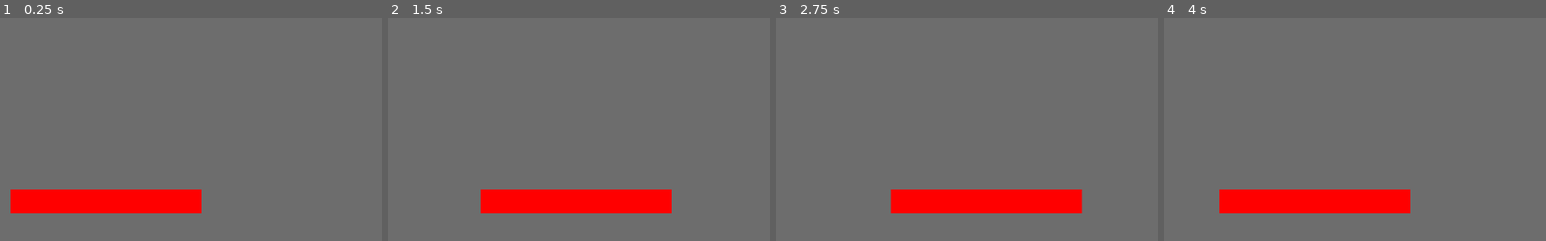
Above: before the commit, frames 1-4 (left to right).
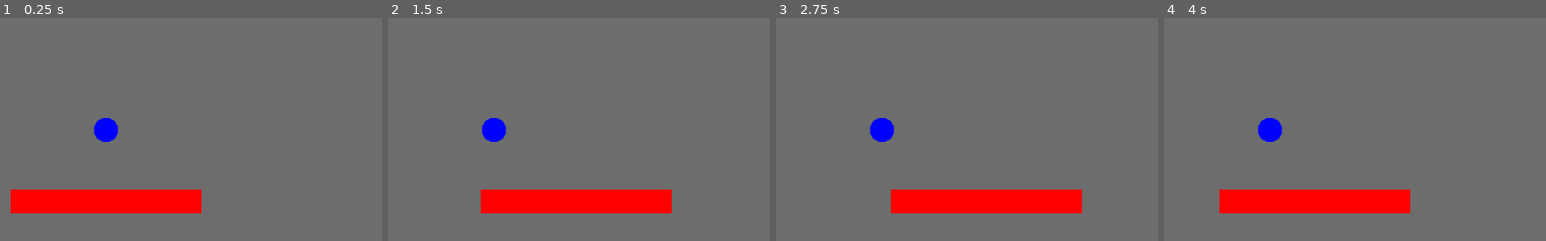
Above: after the commit, the same moments.

Repository: lswgamer/VOSES-Multiplayer
Game: Godot game, scene res://Scenes/Level.tscn
The game is run twice, just before and just after one commit, with the same random seed, the same clock (stepped at 60 frames per second) and the same inputs.
Inputs:
- Up to frame 1 (0.25 s): no input
- Up to frame 2 (1.5 s): tap Enter at 0.5 s; hold Right (lower_right) 0.53-1.28 s; hold Left (lower_left) from 1.28 s (still down)
- Up to frame 3 (2.75 s): release Left (lower_left) at 2.03 s; hold Right (lower_right) from 2.03 s (still down)
- Up to frame 4 (4 s): release Right (lower_right) at 2.78 s; hold A (upper_left) 2.78-3.53 s; hold Left (lower_left) from 3.53 s (still down)
The pictures show only the part of the screen within x 36-86%, y 50-100%; the shares and areas given below are measured in that part.

The runs differ from the first frame. In frame 1, 0.6% of the frame differs, in the area x 24-31%, y 44-56%; in frame 2, 0.6%; in frame 3, 0.6%; in frame 4, 0.6%.

Commit message:
Add Walls to Level

Diff:
--- a/Breakout/Scenes/Level.tscn
+++ b/Breakout/Scenes/Level.tscn
@@ -1,7 +1,11 @@
-[gd_scene load_steps=3 format=2]
+[gd_scene load_steps=5 format=2]
 
 [ext_resource path="res://Scenes/Bar.tscn" type="PackedScene" id=1]
 [ext_resource path="res://Scenes/Block.tscn" type="PackedScene" id=2]
+[ext_resource path="res://Scenes/Ball.tscn" type="PackedScene" id=3]
+
+[sub_resource type="LineShape2D" id=1]
+normal = Vector2( 1, 0 )
 
 [node name="Level" type="Node2D"]
 
@@ -17,5 +21,22 @@
 position = Vector2( 512, 56 )
 id = 2
 
-[node name="Node2D" parent="." instance=ExtResource( 2 )]
+[node name="Bloco" parent="." instance=ExtResource( 2 )]
 position = Vector2( 512, 256 )
+
+[node name="Left_Wall" type="Area2D" parent="."]
+position = Vector2( 0, 300 )
+scale = Vector2( 1, 3 )
+
+[node name="CollisionShape2D" type="CollisionShape2D" parent="Left_Wall"]
+shape = SubResource( 1 )
+
+[node name="Right_Wall" type="Area2D" parent="."]
+position = Vector2( 1023, 300 )
+scale = Vector2( 1, 3 )
+
+[node name="CollisionShape2D" type="CollisionShape2D" parent="Right_Wall"]
+shape = SubResource( 1 )
+
+[node name="Node2D" parent="." instance=ExtResource( 3 )]
+position = Vector2( 512, 448 )
Renamed: Breakout/Ball.tscn -> Breakout/Scenes/Ball.tscn
